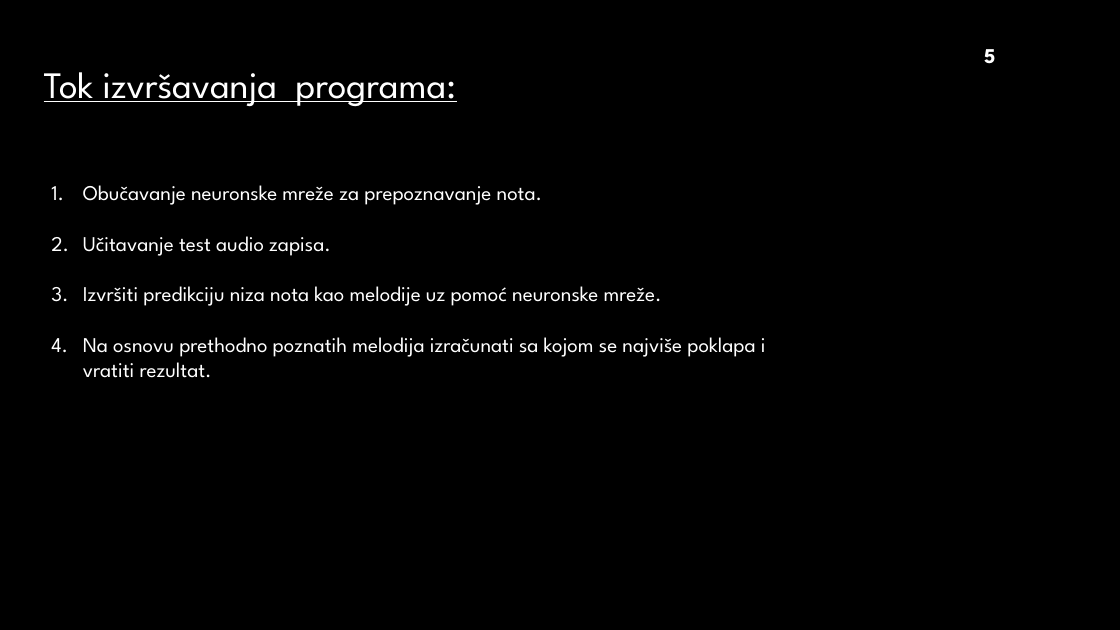
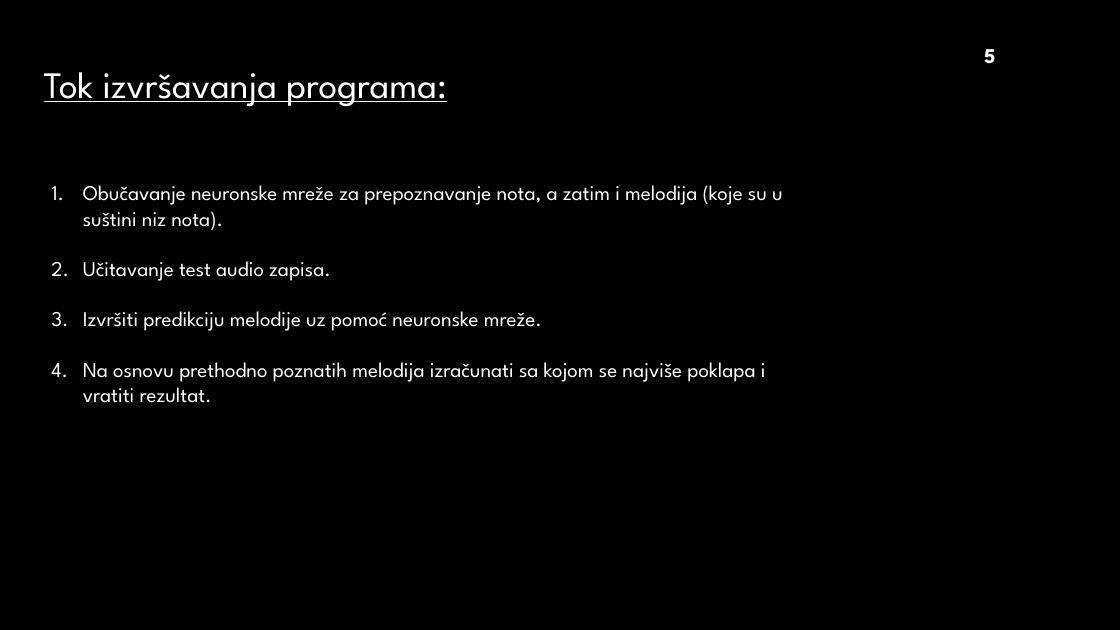
Before and after one commit to DinoBrdar92/SC, a slide deck: slide 5 of DB.pptx. Drawn at 1120x630 pixels with LibreOffice and Linux fonts; fonts in the diff are those of the drawing; background and template pictures are left out. Boxes give left, top, right and bottom in pixels: in the first picture for what was removed or moved away, otherwise in the second. Text is boxed around its words. In the diff, an @@ line names an element or a change of style, - is before the commit and + after.

```diff
--- a/DB.pptx
+++ b/DB.pptx
@@ text "Tok izvršavanja programa:" rewrapped from box(44, 72, 456, 107) to box(44, 72, 447, 107) @@
@@ text at box(83, 185, 783, 230): text changed @@
-1. Obučavanje neuronske mreže za prepoznavanje nota.
+1. Obučavanje neuronske mreže za prepoznavanje nota, a zatim i melodija (koje su u suštini niz nota).
@@ text at box(83, 311, 542, 331): text changed @@
-3. Izvršiti predikciju niza nota kao melodije uz pomoć neuronske mreže.
+3. Izvršiti predikciju melodije uz pomoć neuronske mreže.
```
Also in this commit, not shown: 4 other slides changed.
